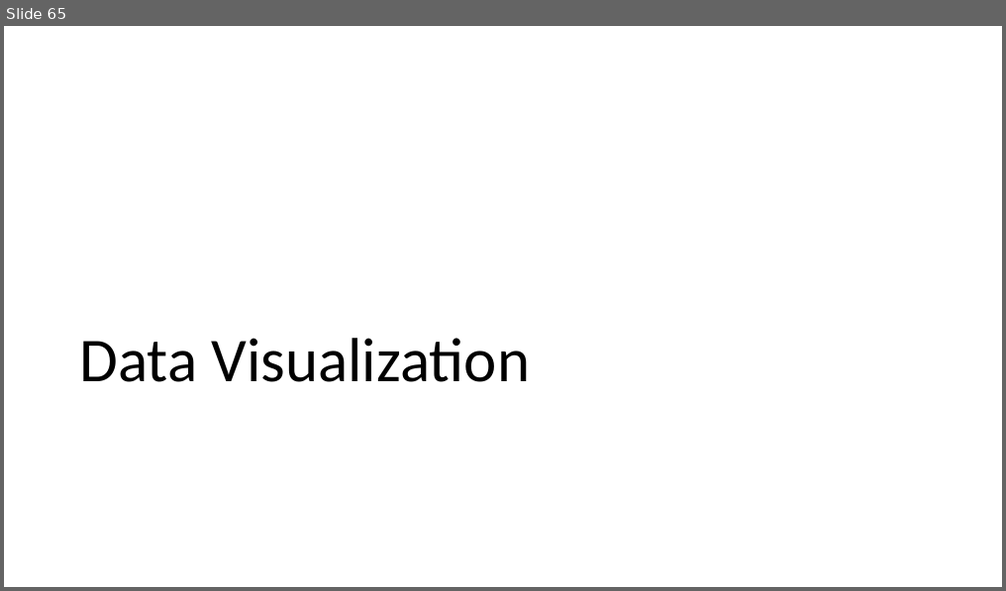
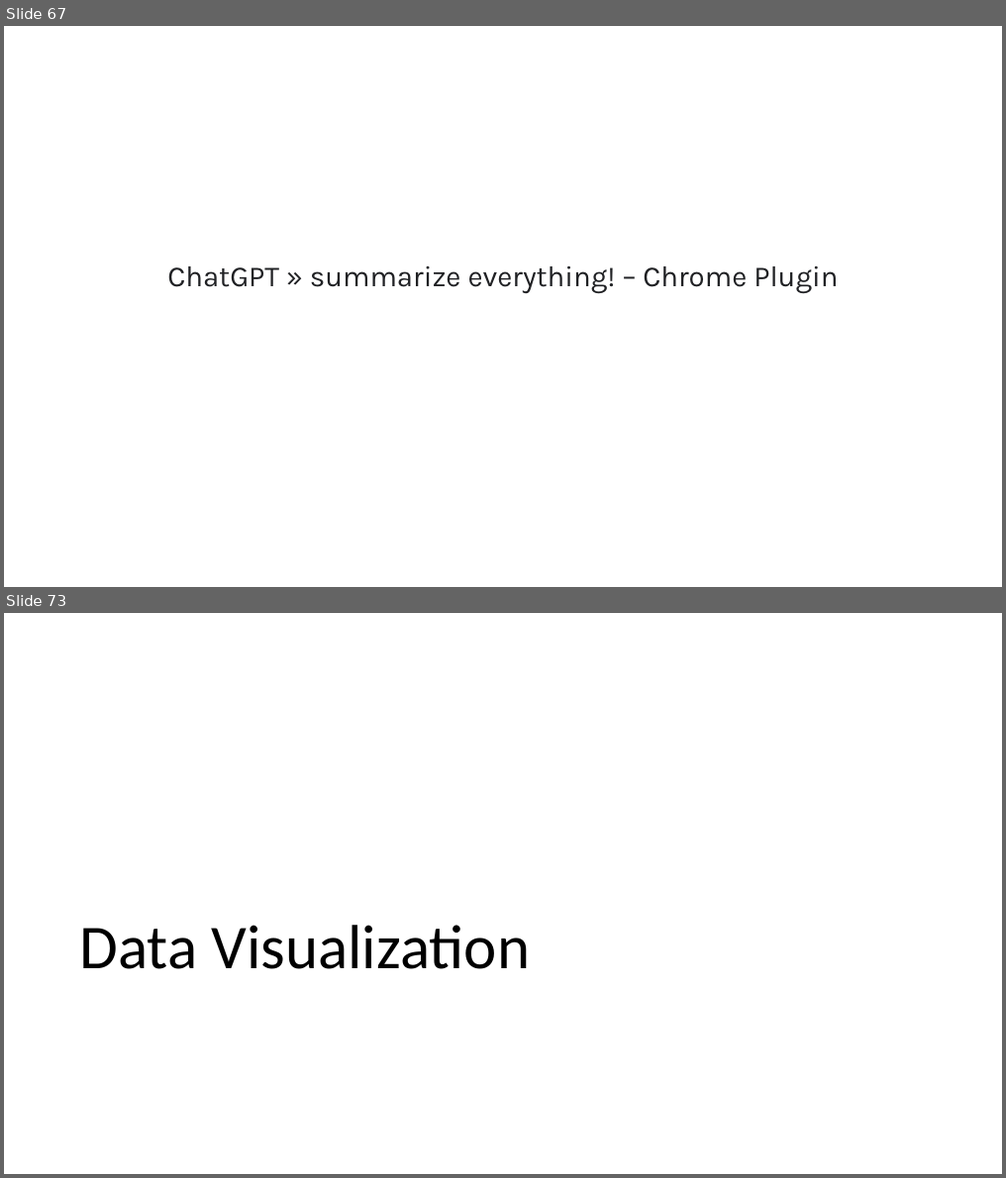
Before and after one commit to fccsdigitalchina/generative_ai_east_asian_studies, a slide deck: _slides/Generative AI for East Asian Studies_use cases.pptx. Shown one above the other, each under a label of ours: slide 65 before the commit, slides 67 and 73 after it; the slides between them are not shown. The pictures are 1006x591 and 1006x1178 pixels, drawn with LibreOffice and Linux fonts; fonts in the diff are those of the drawing; background and template pictures are left out. Boxes give left, top, right and bottom in pixels: in the first picture for what was removed or moved away, otherwise in the second. Text is boxed around its words. In the diff, an @@ line names an element or a change of style, - is before the commit and + after.

```diff
--- a/_slides/Generative AI for East Asian Studies_use cases.pptx
+++ b/_slides/Generative AI for East Asian Studies_use cases.pptx
@@ slide 67 added at bbox=[4, 26, 1002, 587], background picture (left out) @@
@@ text added at bbox=[167, 267, 838, 293], 28 pt, text #202124 @@
+ChatGPT » summarize everything! – Chrome Plugin
@@ what was slide 65 is now slide 73 @@
```
Also in this commit, not shown: 15 slides changed, 8 other slides added.
